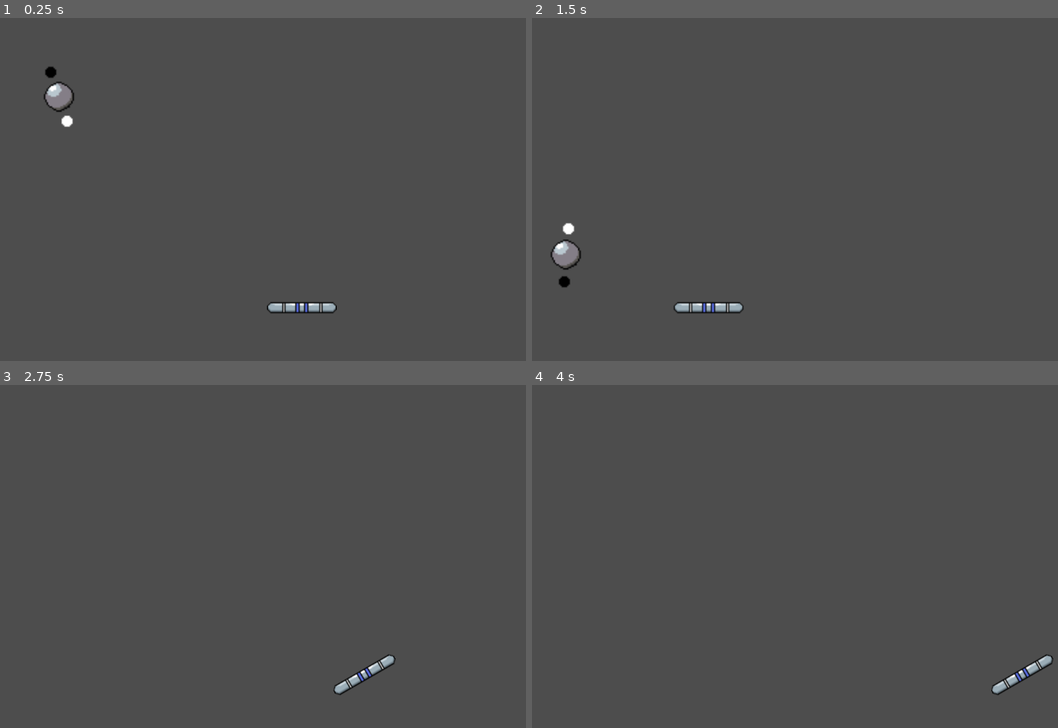
Above: before the commit, frames 1-4 (two rows, left to right).
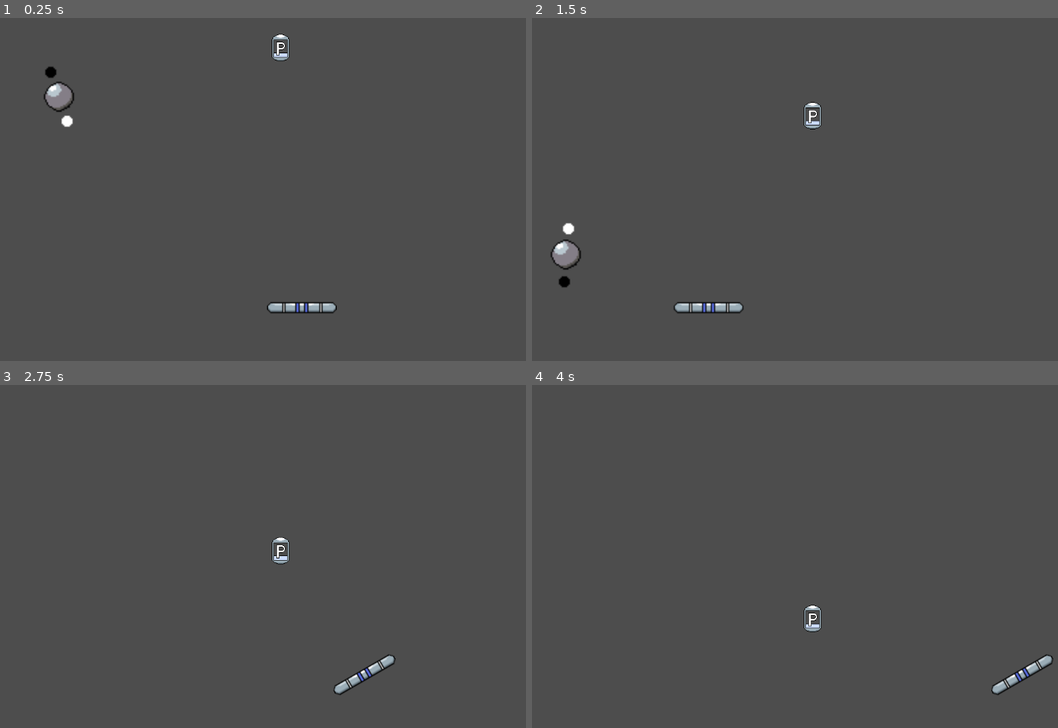
Above: after the commit, the same moments.

Repository: dommie123/Bullet_Hell
Game: Godot game, scene res://nodes/main.tscn
Two runs of this game, one before a commit and one after it. Both use one fixed random seed, a clock stepped at 60 frames per second and the inputs below.
Inputs (mouse positions are in pixels of both pictures, inside the frame that each line leads up to):
- Up to frame 1 (0.25 s): no input
- Up to frame 2 (1.5 s): move the mouse to (831, 306) at 0.52 s; press the mouse at (831, 306) at 0.53 s; move the mouse to (710, 203) at 1.27 s; release the mouse at (710, 203) at 1.28 s; right-click (710, 203) at 1.35 s
- Up to frame 3 (2.75 s): move the mouse to (362, 474) at 2.02 s; press the mouse at (362, 474) at 2.03 s
- Up to frame 4 (4 s): move the mouse to (800, 621) at 2.77 s; release the mouse at (800, 621) at 2.78 s; right-click (800, 621) at 2.85 s; move the mouse to (1021, 604) at 3.52 s; press the mouse at (1021, 604) at 3.53 s

The runs differ from the first frame. In frame 1, 0.2% of the frame differs, in the area x 51-56%, y 4-13%; in frame 2, 0.2%, in the area x 51-56%, y 24-33%; in frame 3, 0.2%; in frame 4, 0.2%.

Commit message:
Player can now collect powerups

Diff:
--- a/nodes/main.tscn
+++ b/nodes/main.tscn
@@ -1,8 +1,9 @@
-[gd_scene load_steps=4 format=3 uid="uid://b8wk107okjidg"]
+[gd_scene load_steps=5 format=3 uid="uid://b8wk107okjidg"]
 
 [ext_resource type="Script" path="res://scripts/Main.gd" id="1_o6526"]
 [ext_resource type="PackedScene" uid="uid://d18a07m61bxpn" path="res://nodes/player.tscn" id="2_nnhgw"]
 [ext_resource type="PackedScene" uid="uid://eu3b6h326b4b" path="res://nodes/enemy.tscn" id="3_0a6xa"]
+[ext_resource type="PackedScene" uid="uid://ct0s05l6kyqbn" path="res://nodes/powerup.tscn" id="4_haxs5"]
 
 [node name="Main" type="Node2D"]
 script = ExtResource("1_o6526")
@@ -13,5 +14,9 @@
 position = Vector2(-130, 130)
 xYInverted = true
 
+[node name="Powerup" parent="." instance=ExtResource("4_haxs5")]
+
 [connection signal="enemy_fled" from="Enemy" to="." method="_on_enemy_enemy_fled"]
 [connection signal="enemy_killed" from="Enemy" to="." method="_on_enemy_enemy_killed"]
+[connection signal="activate_curse" from="Powerup" to="Player" method="_on_powerup_activate_curse"]
+[connection signal="activate_powerup" from="Powerup" to="Player" method="_on_powerup_activate_powerup"]
--- a/nodes/powerup.tscn
+++ b/nodes/powerup.tscn
@@ -15,6 +15,8 @@
 }]
 
 [sub_resource type="CapsuleShape2D" id="CapsuleShape2D_ccyyl"]
+radius = 17.0
+height = 52.0
 
 [node name="Powerup" type="Node2D"]
 position = Vector2(537, 48)
@@ -26,13 +28,15 @@
 sprite_frames = SubResource("SpriteFrames_kimbd")
 
 [node name="Area2D" type="Area2D" parent="."]
+collision_layer = 2
 
 [node name="CollisionShape2D" type="CollisionShape2D" parent="Area2D"]
+position = Vector2(0, -1)
 shape = SubResource("CapsuleShape2D_ccyyl")
 
 [node name="CurseTimer" type="Timer" parent="."]
 wait_time = 5.0
 one_shot = true
 
-[connection signal="area_entered" from="Area2D" to="." method="_on_area_2d_area_entered"]
+[connection signal="body_entered" from="Area2D" to="." method="_on_area_2d_body_entered"]
 [connection signal="timeout" from="CurseTimer" to="." method="_on_curse_timer_timeout"]
--- a/scripts/Player.gd
+++ b/scripts/Player.gd
@@ -33,3 +33,11 @@
 	# TODO reflect ONLY when color is same as bullet
 	reflect_bullet.emit()
 	print_debug("Hit!")
+
+
+func _on_powerup_activate_powerup(powerup):
+	print_debug("Yay! I got the %f powerup!" % powerup)
+
+
+func _on_powerup_activate_curse(curse):
+	print_debug("Oh no! I've been cursed with %f!" % curse)
--- a/scripts/powerup.gd
+++ b/scripts/powerup.gd
@@ -44,15 +44,15 @@
 	position.y += fallSpeed * delta
 
 
-func _on_area_2d_area_entered(area):
+func _on_curse_timer_timeout():
+	activate_curse.emit(currentCurse)
+	queue_free()
+
+
+func _on_area_2d_body_entered(body):
 	activate_powerup.emit(currentPowerup)
 
 	$Area2D.visible = false
 	$AnimatedSprite2D.visible = false
 
 	$CurseTimer.start()
-
-
-func _on_curse_timer_timeout():
-	activate_curse.emit(currentCurse)
-	queue_free()
